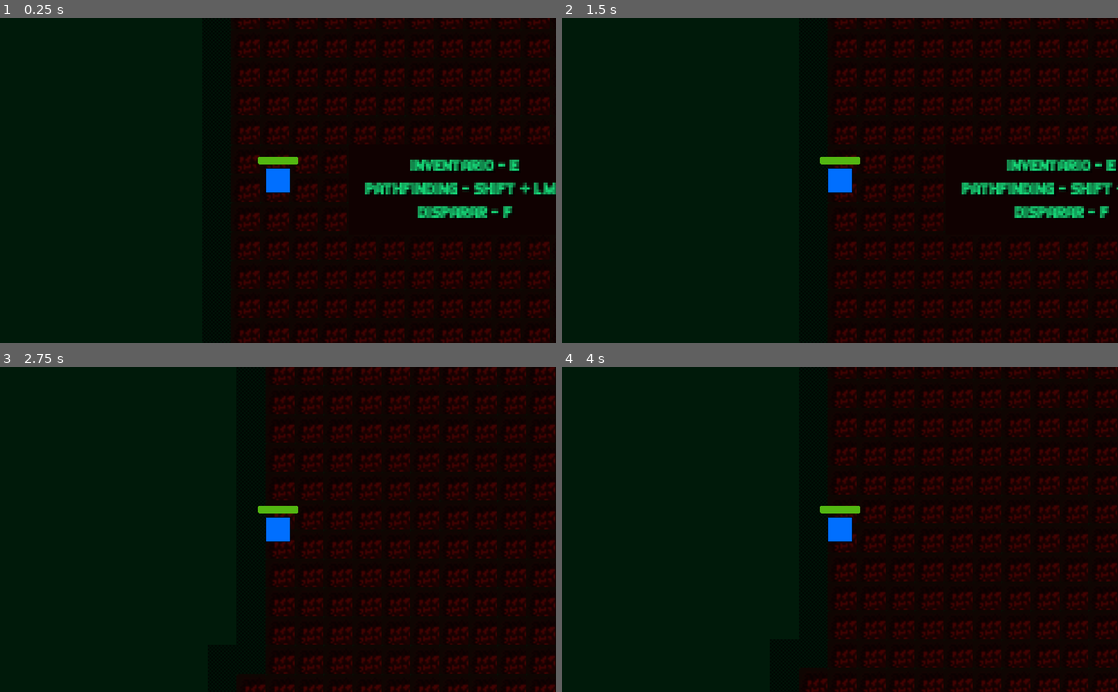
Above: before the commit, frames 1-4 (two rows, left to right).
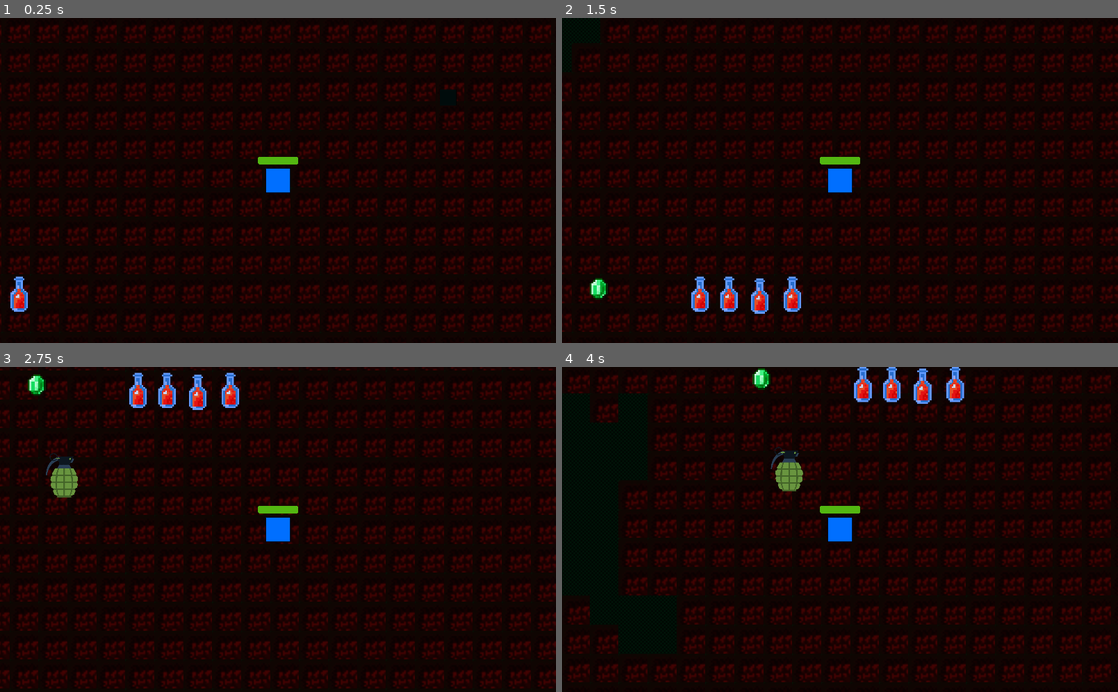
Above: after the commit, the same moments.

Repository: lucazcoding/godot2d-project
Game: Godot game, scene res://Scenes/Fase1.tscn
Two runs of this game, one before a commit and one after it. Both use one fixed random seed, a clock stepped at 60 frames per second and the inputs below. The project has no main scene, so this scene is started directly.
Inputs (mouse positions are in pixels of both pictures, inside the frame that each line leads up to):
- Up to frame 1 (0.25 s): no input
- Up to frame 2 (1.5 s): tap Space at 0.5, 1.25 s; move the mouse to (962, 164) at 0.52 s; hold A (a) 0.53-1.25 s; click (962, 164) at 0.67 s; tap Enter (ui_accept) at 0.77, 1.07 s; tap D (d) at 0.8 s; drag from (728, 196) to (812, 245) at 1.27 s
- Up to frame 3 (2.75 s): tap Space at 2 s; move the mouse to (333, 458) at 2.02 s; hold S (s) from 2.03 s (still down); click (333, 458) at 2.17 s; tap W (w) at 2.3 s
- Up to frame 4 (4 s): release S (s) at 2.75 s; tap Space at 2.75, 3.5 s; drag from (812, 594) to (673, 480) at 2.77 s; move the mouse to (1006, 578) at 3.52 s; hold A (a) from 3.53 s (still down); tap Enter (ui_accept) at 3.6, 3.77 s; click (1006, 578) at 3.67 s

The runs differ from the first frame. In frame 1, 41% of the frame differs, in the area x 0-100%, y 0-100%; in frame 2, 44%; in frame 3, 43%; in frame 4, 37%.

Commit message:
Adicionando NPC NOGUEIRA

Diff:
--- /dev/null
+++ b/repositorio-jogo/Instantiables/NOGUEIRA_NPC.tscn
@@ -0,0 +1,122 @@
+[gd_scene load_steps=16 format=2]
+
+[ext_resource path="res://Sprites/yes_button-removebg-preview.png" type="Texture" id=1]
+[ext_resource path="res://Sprites/Tiny RPG Character Asset Pack v1.03 -Free Soldier&Orc/Characters(100x100)/Orc/Orc/Orc-Idle.png" type="Texture" id=2]
+[ext_resource path="res://Sprites/no_button-removebg-preview.png" type="Texture" id=3]
+[ext_resource path="res://Resources/Games.ttf" type="DynamicFontData" id=4]
+[ext_resource path="res://Scripts/NOGUEIRA_NPC.gd" type="Script" id=5]
+
+[sub_resource type="AtlasTexture" id=4]
+atlas = ExtResource( 2 )
+region = Rect2( 0, 0, 100, 100 )
+
+[sub_resource type="AtlasTexture" id=5]
+atlas = ExtResource( 2 )
+region = Rect2( 100, 0, 100, 100 )
+
+[sub_resource type="AtlasTexture" id=6]
+atlas = ExtResource( 2 )
+region = Rect2( 200, 0, 100, 100 )
+
+[sub_resource type="AtlasTexture" id=7]
+atlas = ExtResource( 2 )
+region = Rect2( 300, 0, 100, 100 )
+
+[sub_resource type="AtlasTexture" id=8]
+atlas = ExtResource( 2 )
+region = Rect2( 400, 0, 100, 100 )
+
+[sub_resource type="AtlasTexture" id=9]
+atlas = ExtResource( 2 )
+region = Rect2( 500, 0, 100, 100 )
+
+[sub_resource type="SpriteFrames" id=10]
+animations = [ {
+"frames": [ SubResource( 4 ), SubResource( 5 ), SubResource( 6 ), SubResource( 7 ), SubResource( 8 ), SubResource( 9 ) ],
+"loop": true,
+"name": "default",
+"speed": 10.0
+} ]
+
+[sub_resource type="CapsuleShape2D" id=11]
+radius = 61.2
+height = 45.6
+
+[sub_resource type="DynamicFont" id=2]
+size = 93
+font_data = ExtResource( 4 )
+
+[sub_resource type="CircleShape2D" id=3]
+radius = 850.368
+
+[node name="NOGUEIRA_NPC" type="KinematicBody2D"]
+scale = Vector2( 0.04, 0.04 )
+script = ExtResource( 5 )
+
+[node name="Sprite" type="AnimatedSprite" parent="."]
+modulate = Color( 0.313726, 1, 0, 1 )
+self_modulate = Color( 0.203922, 0.341176, 0.215686, 1 )
+scale = Vector2( 10, 10 )
+frames = SubResource( 10 )
+playing = true
+
+[node name="CollisionShape2D" type="CollisionShape2D" parent="."]
+position = Vector2( 0.500011, 0.499988 )
+shape = SubResource( 11 )
+
+[node name="ApertePraFalar" type="Label" parent="."]
+margin_left = -780.0
+margin_top = -280.0
+margin_right = 775.0
+margin_bottom = -110.0
+custom_colors/font_color = Color( 0.984314, 0.992157, 0, 1 )
+custom_colors/font_outline_modulate = Color( 0.929412, 0.835294, 0.0823529, 1 )
+custom_colors/font_color_shadow = Color( 0, 0, 0, 1 )
+custom_fonts/font = SubResource( 2 )
+text = "Aperte Espaco para falar"
+align = 1
+valign = 1
+autowrap = true
+
+[node name="Texto" type="Label" parent="."]
+margin_left = -1225.0
+margin_top = -445.0
+margin_right = 1230.0
+margin_bottom = -275.0
+custom_colors/font_color = Color( 1, 1, 1, 1 )
+custom_colors/font_outline_modulate = Color( 0.929412, 0.835294, 0.0823529, 1 )
+custom_colors/font_color_shadow = Color( 0, 0, 0, 1 )
+custom_fonts/font = SubResource( 2 )
+text = "Ola jogador"
+align = 1
+valign = 1
+autowrap = true
+
+[node name="Area2D" type="Area2D" parent="."]
+
+[node name="ColisorDaArea" type="CollisionShape2D" parent="Area2D"]
+shape = SubResource( 3 )
+
+[node name="Yes" type="TextureButton" parent="."]
+margin_left = -230.0
+margin_top = -275.0
+margin_right = -45.0
+margin_bottom = -135.0
+texture_normal = ExtResource( 1 )
+texture_pressed = ExtResource( 1 )
+texture_hover = ExtResource( 1 )
+expand = true
+
+[node name="No" type="TextureButton" parent="."]
+margin_left = 60.0
+margin_top = -275.0
+margin_right = 245.0
+margin_bottom = -135.0
+texture_normal = ExtResource( 3 )
+texture_pressed = ExtResource( 3 )
+texture_hover = ExtResource( 3 )
+expand = true
+
+[connection signal="body_entered" from="Area2D" to="." method="_on_Area2D_body_entered"]
+[connection signal="pressed" from="Yes" to="." method="_on_Yes_pressed"]
+[connection signal="pressed" from="No" to="." method="_on_No_pressed"]
--- a/repositorio-jogo/Scenes/Fase1.tscn
+++ b/repositorio-jogo/Scenes/Fase1.tscn
@@ -11,6 +11,7 @@
 [ext_resource path="res://Instantiables/NPC2.tscn" type="PackedScene" id=9]
 [ext_resource path="res://Prefabs/Spawner.tscn" type="PackedScene" id=10]
 [ext_resource path="res://Resources/Games.ttf" type="DynamicFontData" id=11]
+[ext_resource path="res://Instantiables/NOGUEIRA_NPC.tscn" type="PackedScene" id=12]
 
 [sub_resource type="NavigationPolygon" id=5]
 vertices = PoolVector2Array( 32, 32, 0, 32, 0, 0, 32, 0 )
@@ -141,7 +142,7 @@
 position = Vector2( 615, 329 )
 
 [node name="Player" parent="." instance=ExtResource( 1 )]
-position = Vector2( -342, 324 )
+position = Vector2( 809, 268 )
 collision_layer = 513
 
 [node name="Enemy2" parent="." instance=ExtResource( 2 )]
@@ -152,3 +153,6 @@
 
 [node name="Spawner" parent="." instance=ExtResource( 10 )]
 position = Vector2( 1605, 302 )
+
+[node name="NOGUEIRA_NPC" parent="." instance=ExtResource( 12 )]
+position = Vector2( -331, 372 )
--- /dev/null
+++ b/repositorio-jogo/Scripts/NOGUEIRA_NPC.gd
@@ -0,0 +1,115 @@
+extends KinematicBody2D
+
+var playerEntrou = false
+var dialogo_ativo = false
+var no_atual = 0
+
+var arvore = [
+	# nó 0 - início
+	{
+		"fala": "Ei... você aí... eu preciso de ajuda. Minha filha desapareceu depois que esses zumbis apareceram na fazenda...",
+		"opcoes": [
+			{"texto": "O que aconteceu?", "proximo": 1},
+			{"texto": "Não posso ajudar", "proximo": 2}
+		]
+	},
+	# nó 1 - explica missão
+	{
+		"fala": "Essas criaturas tomaram conta do lugar... O portão principal está travado. Acho que só eliminando alguns deles conseguimos liberar a passagem.",
+		"opcoes": [
+			{"texto": "Quantos preciso derrotar?", "proximo": 3},
+			{"texto": "Isso é perigoso demais", "proximo": 2}
+		]
+	},
+	# nó 2 - despedida
+	{
+		"fala": "Entendo... se mudar de ideia, estarei aqui. Eu não posso desistir dela...",
+		"opcoes": []
+	},
+	# nó 3 - missão definida
+	{
+		"fala": "Mate 10 zumbis... isso deve enfraquecer o controle deles sobre o portão. Por favor... traga minha filha de volta...",
+		"opcoes": [
+			{"texto": "Vou ajudar", "proximo": 2}
+		]
+	}
+]
+
+# -----------------------------------------------
+# READY - tudo começa escondido
+# -----------------------------------------------
+func _ready():
+	$Yes.visible = false
+	$No.visible = false
+	$Texto.visible = false
+
+func _process(delta):
+	if playerEntrou and Input.is_action_just_pressed("ui_accept") and not dialogo_ativo:
+		iniciar_dialogo()
+
+func iniciar_dialogo():
+	dialogo_ativo = true
+	no_atual = 0
+	$ApertePraFalar.visible = false
+	$Texto.visible = true
+	mostrar_no(no_atual)
+
+func mostrar_no(indice):
+	var no = arvore[indice]
+	$Texto.text = no.fala
+
+	if no.opcoes.size() == 0:
+		# Fim do diálogo, esconde botões
+		$Yes.visible = false
+		$No.visible = false
+		yield(get_tree().create_timer(2.0), "timeout")
+		finalizar_dialogo()
+	else:
+		# Mostra Yes sempre que tiver opção
+		$Yes.visible = true
+
+		# Só mostra No se tiver segunda opção
+		if no.opcoes.size() > 1:
+			$No.visible = true
+		else:
+			$No.visible = false
+
+func _on_Yes_pressed():
+	var opcoes = arvore[no_atual].opcoes
+	if opcoes.size() > 0:
+		no_atual = opcoes[0].proximo
+		mostrar_no(no_atual)
+
+func _on_No_pressed():
+	var opcoes = arvore[no_atual].opcoes
+	if opcoes.size() > 1:
+		no_atual = opcoes[1].proximo
+		mostrar_no(no_atual)
+
+func finalizar_dialogo():
+	dialogo_ativo = false
+	$Texto.visible = false
+	$Yes.visible = false
+	$No.visible = false
+	if playerEntrou:
+		$ApertePraFalar.visible = true
+
+func _on_Area2D_body_entered(body):
+	if body.name == "Player":
+		playerEntrou = true
+		if not dialogo_ativo:
+			$ApertePraFalar.visible = true
+
+func _on_Area2D_body_exited(body):
+	if body.name == "Player":
+		playerEntrou = false
+
+		# Esconde tudo
+		$ApertePraFalar.visible = false
+		$Texto.visible = false
+		$Yes.visible = false
+		$No.visible = false
+
+		# Reseta completamente o diálogo
+		dialogo_ativo = false
+		no_atual = 0
Not shown: 1 places in repositorio-jogo/Scenes/Fase1.tscn that only renumber resources
Binary file added: repositorio-jogo/Sprites/Tiny RPG Character Asset Pack v1.03 -Free Soldier&Orc/Arrow(Projectile)/Arrow01(100x100).png
Not shown, added: repositorio-jogo/Sprites/Tiny RPG Character Asset Pack v1.03 -Free Soldier&Orc/Arrow(Projectile)/Arrow01(100x100).png.import
Binary file added: repositorio-jogo/Sprites/Tiny RPG Character Asset Pack v1.03 -Free Soldier&Orc/Arrow(Projectile)/Arrow01(32x32).png
Not shown, added: repositorio-jogo/Sprites/Tiny RPG Character Asset Pack v1.03 -Free Soldier&Orc/Arrow(Projectile)/Arrow01(32x32).png.import
Binary file added: repositorio-jogo/Sprites/Tiny RPG Character Asset Pack v1.03 -Free Soldier&Orc/Aseprite file/Orc.aseprite
Binary file added: repositorio-jogo/Sprites/Tiny RPG Character Asset Pack v1.03 -Free Soldier&Orc/Aseprite file/Soldier.aseprite
Binary file added: repositorio-jogo/Sprites/Tiny RPG Character Asset Pack v1.03 -Free Soldier&Orc/Characters(100x100)/Orc/Orc with shadows/Orc-Attack01.png
Not shown, added: repositorio-jogo/Sprites/Tiny RPG Character Asset Pack v1.03 -Free Soldier&Orc/Characters(100x100)/Orc/Orc with shadows/Orc-Attack01.png.import
Binary file added: repositorio-jogo/Sprites/Tiny RPG Character Asset Pack v1.03 -Free Soldier&Orc/Characters(100x100)/Orc/Orc with shadows/Orc-Attack02.png
Not shown, added: repositorio-jogo/Sprites/Tiny RPG Character Asset Pack v1.03 -Free Soldier&Orc/Characters(100x100)/Orc/Orc with shadows/Orc-Attack02.png.import
Binary file added: repositorio-jogo/Sprites/Tiny RPG Character Asset Pack v1.03 -Free Soldier&Orc/Characters(100x100)/Orc/Orc with shadows/Orc-Death.png
(and 85 more such lines)
